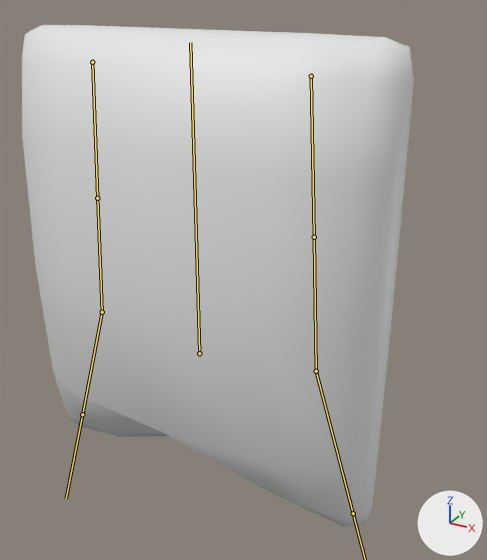
Renders of the FBX model TheCleanQueen/Assets/Art/Monsters/kussen.fbx from each side of a commit.
Rendered twice from a 50 mm lens placed at (0.502, -0.775, 0.753), pointed at (-0.032, 0.195, 0.268). The lights are fixed; the arrows at lower right show +X, +Y and +Z. The bones that bend it are drawn over the model as lines.

In view in the first picture: 'Losse kussen'.
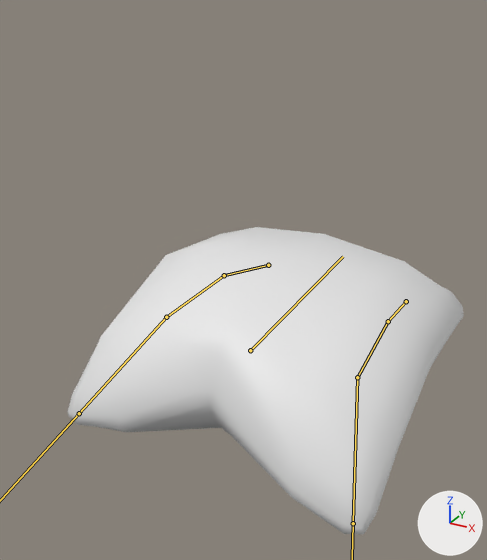
The newer file adds an action. The first version stands in its rest pose; the second is drawn at frame 31 of the action 'Armature|falling'.

Boxes (x1, y1, x2, y2) around the edits, measured in the pictures (487 x 560 px):
'Losse kussen', posed (39% shorter)
    before: (22, 25, 414, 526)
    after: (67, 227, 464, 534)
bone 'pivot', root to tip
    before: (199, 353) to (190, 42)
    after: (250, 350) to (343, 256)
bone 'Bone', root to tip
    before: (92, 62) to (97, 198)
    after: (268, 265) to (224, 275)
bone 'Bone.002', root to tip
    before: (97, 198) to (102, 312)
    after: (224, 275) to (166, 317)
bone 'Bone.001', root to tip
    before: (102, 312) to (82, 414)
    after: (166, 317) to (79, 413)
bone 'Bone.003', root to tip
    before: (311, 76) to (314, 237)
    after: (406, 301) to (388, 321)
bone 'Bone.004', root to tip
    before: (314, 237) to (316, 371)
    after: (388, 321) to (357, 377)
bone 'Bone.005', root to tip
    before: (316, 371) to (353, 513)
    after: (357, 377) to (353, 523)

Edits to the bpy script that builds the scene:
```text
Change bone_pivot:
    where bone_pivot = bpy.data.objects['Armature'].pose.bones['pivot']
    bone_pivot.location: (0.0, 0.0, 0.0) -> (0.0, -0.078, -0.167)
    bone_pivot.rotation_quaternion: (1.0, 0.0, 0.0, 0.0) -> (0.724, -0.689, 0.0, 0.0)  # degrees (0, 0, 0) -> degrees (-87, 0, 0)
Change bone_bone:
    where bone_bone = bpy.data.objects['Armature'].pose.bones['Bone']  # child of 'pivot'
    bone_bone.location: (0.0, 0.0, 0.0) -> (0.03, 0.022, -0.002)
    bone_bone.rotation_quaternion: (1.0, 0.0, 0.0, 0.0) -> (0.99, -0.009, -0.022, 0.139)  # degrees (0, 0, 0) -> degrees (-1, -2, 16)
Change bone_bone_002:
    where bone_bone_002 = bpy.data.objects['Armature'].pose.bones['Bone.002']  # child of 'Bone'
    bone_bone_002.rotation_quaternion: (1.0, 0.0, 0.0, 0.0) -> (0.989, 0.006, 0.016, -0.148)  # degrees (0, 0, 0) -> degrees (0, 2, -17)
Change bone_bone_001:
    where bone_bone_001 = bpy.data.objects['Armature'].pose.bones['Bone.001']  # child of 'Bone.002'
    bone_bone_001.rotation_quaternion: (1.0, 0.0, 0.0, 0.0) -> (0.963, 0.003, -0.068, -0.26)  # degrees (0, 0, 0) -> degrees (2, -7, -30)
Change bone_bone_003:
    where bone_bone_003 = bpy.data.objects['Armature'].pose.bones['Bone.003']  # child of 'pivot'
    bone_bone_003.location: (0.0, 0.0, 0.0) -> (0.049, 0.019, 0.015)
    bone_bone_003.rotation_quaternion: (1.0, 0.0, 0.0, 0.0) -> (0.99, -0.043, -0.039, 0.128)  # degrees (0, 0, 0) -> degrees (-5, -4, 15)
Change bone_bone_004:
    where bone_bone_004 = bpy.data.objects['Armature'].pose.bones['Bone.004']  # child of 'Bone.003'
    bone_bone_004.rotation_quaternion: (1.0, 0.0, 0.0, 0.0) -> (0.989, 0.041, 0.034, -0.139)  # degrees (0, 0, 0) -> degrees (4, 5, -16)
Change bone_bone_005:
    where bone_bone_005 = bpy.data.objects['Armature'].pose.bones['Bone.005']  # child of 'Bone.004'
    bone_bone_005.rotation_quaternion: (1.0, 0.0, 0.0, 0.0) -> (0.963, 0.244, 0.092, -0.064)  # degrees (0, 0, 0) -> degrees (28, 12, -5)
```
